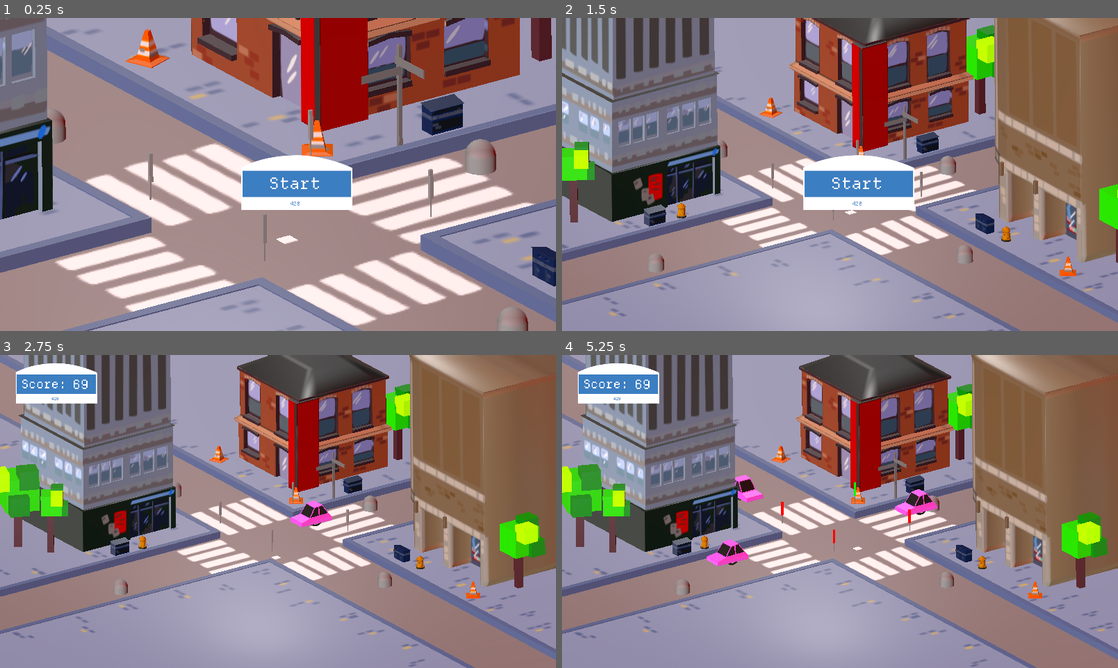
Above: before the commit, frames 1-4 (two rows, left to right).
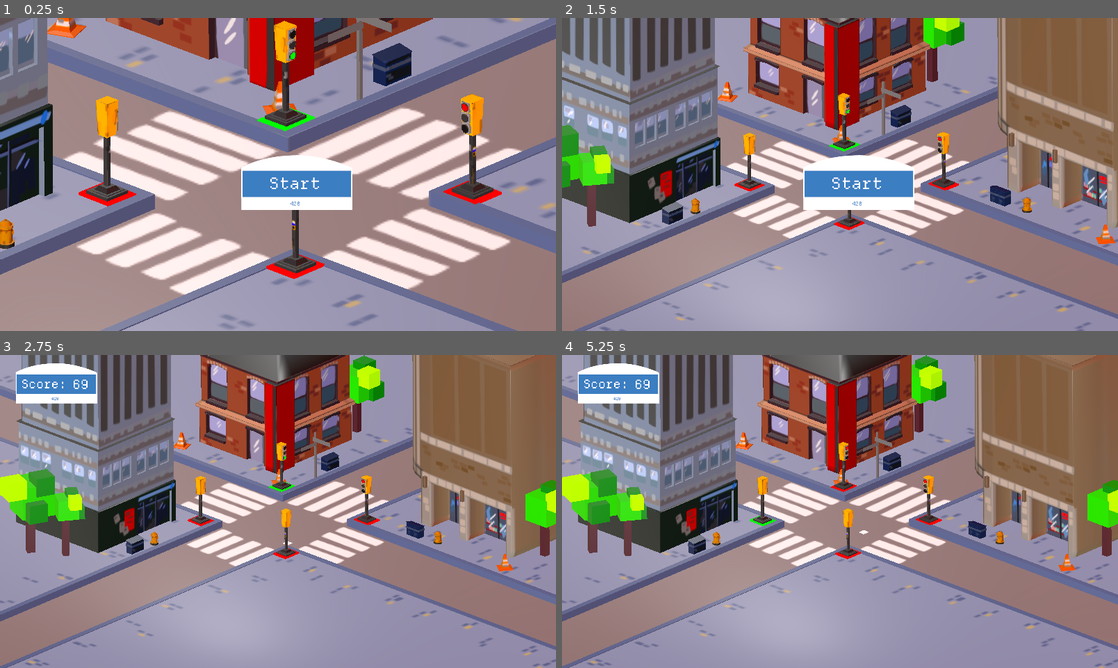
Above: after the commit, the same moments.

Repository: caizoryan/gamejam001
Game: Godot game, scene res://test_scene.tscn
Same seed, same stepped clock (60 frames per second), same inputs: the game is played once before the commit and once after it.
Inputs (mouse positions are in pixels of both pictures, inside the frame that each line leads up to):
- Up to frame 1 (0.25 s): no input
- Up to frame 2 (1.5 s): click (856, 180) at 0.5 s; tap Enter at 1.25 s; move the mouse to (962, 158) at 1.27 s; hold Right (key_right) from 1.28 s (still down); click (962, 158) at 1.35 s
- Up to frame 3 (2.75 s): move the mouse to (166, 527) at 2.02 s; release Right (key_right) at 2.03 s; hold Down (key_down) from 2.03 s (still down); tap E at 2.1 s
- Up to frame 4 (5.25 s): move the mouse to (895, 442) at 2.77 s; release Down (key_down) at 2.78 s; hold Right (key_right) 2.78-3.53 s; tap one key every 0.75 s from 2.85 s: 1 2 3 4; move the mouse to (812, 574) at 3.52 s; hold Up (key_up) 3.53-4.28 s; move the mouse to (1006, 558) at 4.27 s; hold Left (key_left) from 4.28 s (still down); move the mouse to (673, 464) at 5.02 s

The runs differ from the first frame. In frame 1, 64% of the frame differs, in the area x 0-100%, y 0-100%; in frame 2, 56%; in frame 3, 54%; in frame 4, 55%.

Commit message:
colluisions

Diff:
--- a/car.gd
+++ b/car.gd
@@ -4,6 +4,7 @@
 
 @export var max_speed: float = 5.0
 @export var horn: AudioStreamPlayer3D
+@export var lose: Control
 
 @export var patience: float = 10
 @export var follow_distance:float = 3.5
@@ -54,15 +55,16 @@
 func oscillate(pos: Vector2) -> Vector2:
 	oscillator_x += dir*.8
 
-	if (dir == 1): if (oscillator_x > max): dir = -1
-	else: if (oscillator_x < (max*-1)): dir = 1
+	if (dir == 1):
+		if (oscillator_x > max): dir = -1
+	else:
+		if (oscillator_x < (max*-1)): dir = 1
 
 	pos.x += oscillator_x
 	return pos
 
 var changed_to_red = false
 var changed_to_panic = false
-
 
 func _process(delta: float) -> void:
 	if (passed_mid):
--- a/car.tscn
+++ b/car.tscn
@@ -6,6 +6,13 @@
 [ext_resource type="Texture2D" uid="uid://bgbjbcqe82tc0" path="res://assets/buttons/1x/prog_bg.png" id="3_06lh1"]
 [ext_resource type="AudioStream" uid="uid://csbep6n8ukw77" path="res://horn.mp3" id="3_v0hk8"]
 [ext_resource type="Texture2D" uid="uid://c28cbs4608ipr" path="res://assets/buttons/1x/prog_tex_med.png" id="4_06lh1"]
+[ext_resource type="Script" uid="uid://x3m4g2u4puch" path="res://car_collision.gd" id="4_v0hk8"]
+
+[sub_resource type="BoxShape3D" id="BoxShape3D_72krn"]
+size = Vector3(1.11176, 1, 1.07715)
+
+[sub_resource type="BoxShape3D" id="BoxShape3D_v0hk8"]
+size = Vector3(1.46912, 1.08997, 2.69049)
 
 [node name="Car" type="CharacterBody3D" node_paths=PackedStringArray("horn", "progress", "top", "car_timer")]
 script = ExtResource("1_ebywg")
@@ -38,4 +45,18 @@
 
 [node name="Timer" type="Timer" parent="."]
 
+[node name="Area3D" type="Area3D" parent="." node_paths=PackedStringArray("car")]
+script = ExtResource("4_v0hk8")
+car = NodePath("..")
+
+[node name="CollisionShape3D" type="CollisionShape3D" parent="Area3D"]
+transform = Transform3D(1.42744, 0, 0, 0, 1, 0, 0, 0, 2.63479, 0.0160565, 0.968704, -0.172739)
+shape = SubResource("BoxShape3D_72krn")
+
+[node name="CollisionShape3D" type="CollisionShape3D" parent="."]
+transform = Transform3D(1, 0, 0, 0, 1, 0, 0, 0, 1, 0.00897217, 0.91477, -0.18985)
+shape = SubResource("BoxShape3D_v0hk8")
+
+[connection signal="area_entered" from="Area3D" to="Area3D" method="_on_area_entered"]
+
 [editable path="skin"]
--- /dev/null
+++ b/car_collision.gd
@@ -0,0 +1,6 @@
+extends Area3D
+@export var car: Car
+
+func _on_area_entered(area: Area3D) -> void:
+	print("area entered LOST BRO")
+	car.lose.visible = true
--- a/car_green.tscn
+++ b/car_green.tscn
@@ -6,6 +6,12 @@
 [ext_resource type="AudioStream" uid="uid://csbep6n8ukw77" path="res://horn.mp3" id="3_phiea"]
 [ext_resource type="Texture2D" uid="uid://bgbjbcqe82tc0" path="res://assets/buttons/1x/prog_bg.png" id="5_leh63"]
 [ext_resource type="Texture2D" uid="uid://c28cbs4608ipr" path="res://assets/buttons/1x/prog_tex_med.png" id="6_r6any"]
+[ext_resource type="Script" uid="uid://x3m4g2u4puch" path="res://car_collision.gd" id="7_phiea"]
+
+[sub_resource type="BoxShape3D" id="BoxShape3D_leh63"]
+size = Vector3(1.46912, 1.08997, 2.69049)
+
+[sub_resource type="BoxShape3D" id="BoxShape3D_r6any"]
 
 [node name="Car" type="CharacterBody3D" node_paths=PackedStringArray("horn", "progress", "top", "car_timer")]
 script = ExtResource("1_5vx48")
@@ -38,4 +44,17 @@
 
 [node name="Timer" type="Timer" parent="."]
 
+[node name="CollisionShape3D" type="CollisionShape3D" parent="."]
+transform = Transform3D(1, 0, 0, 0, 1, 0, 0, 0, 1, 0.00897217, 0.91477, -0.18985)
+shape = SubResource("BoxShape3D_leh63")
+
+[node name="Area3D" type="Area3D" parent="."]
+script = ExtResource("7_phiea")
+
+[node name="CollisionShape3D" type="CollisionShape3D" parent="Area3D"]
+transform = Transform3D(1.42744, 0, 0, 0, 1, 0, 0, 0, 2.63479, 0, 0.968703, -0.224311)
+shape = SubResource("BoxShape3D_r6any")
+
+[connection signal="area_entered" from="Area3D" to="Area3D" method="_on_area_entered"]
+
 [editable path="skin"]
--- a/spawner.gd
+++ b/spawner.gd
@@ -7,6 +7,7 @@
 @export var UpRoad: Node3D
 @export var DownRoad: Node3D
 @export var Win: Control
+@export var Lose: Control
 
 var RoadDict
 var SpawnDict
@@ -116,6 +117,7 @@
 		new_car.mid_point = mid_point.global_position
 		new_car.end_point = end_point.global_position
 		new_car.car_timer.start(new_car.patience)
+		new_car.lose = Lose
 		print("timer started")
 
 		if(dir == CURR_TRAFFIC_DIR):
--- a/test_scene.tscn
+++ b/test_scene.tscn
@@ -19,10 +19,6 @@
 
 [sub_resource type="PlaneMesh" id="PlaneMesh_coq8p"]
 
-[sub_resource type="LabelSettings" id="LabelSettings_buypi"]
-font_size = 38
-font_color = Color(1, 0, 0.313726, 1)
-
 [sub_resource type="LabelSettings" id="LabelSettings_k6its"]
 font = ExtResource("8_hiucn")
 font_size = 44
@@ -44,13 +40,17 @@
 dof_blur_far_enabled = true
 dof_blur_far_distance = 0.46
 
+[sub_resource type="LabelSettings" id="LabelSettings_buypi"]
+font_size = 38
+font_color = Color(1, 0, 0.313726, 1)
+
 [node name="Tutorial" type="Node3D"]
 
 [node name="LightMarker" parent="." instance=ExtResource("1_sasra")]
 transform = Transform3D(1, 0, 0, 0, 1, 0, 0, 0, 1, -0.00826108, 0, -0.0247779)
 
 [node name="Camera" type="Camera3D" parent="."]
-transform = Transform3D(0.569906, -0.305161, 0.762944, -0.00635496, 0.926819, 0.375454, -0.821685, -0.218823, 0.526261, 23.5276, 13.923, 16.5398)
+transform = Transform3D(0.725146, -0.27303, 0.632154, -0.00354657, 0.916541, 0.399925, -0.688586, -0.292247, 0.663658, 19.9911, 13.9624, 21.6388)
 projection = 1
 size = 10.0
 near = 1.927
@@ -63,21 +63,22 @@
 mesh = SubResource("PlaneMesh_coq8p")
 
 [node name="TrafficSystem" type="Node3D" parent="."]
-transform = Transform3D(0.332289, 0, 0, 0, 1, 0, 0, 0, 0.367458, 3.36821, 1.13965, 3.19146)
+transform = Transform3D(1, 0, 0, 0, 1, 0, 0, 0, 1, 3.36821, 0.503098, 3.19146)
 script = ExtResource("4_vr1i5")
 
 [node name="Left" parent="TrafficSystem" instance=ExtResource("2_sasra")]
-transform = Transform3D(1, 0, 0, 0, 1, 0, 0, 0, 1, -19.3227, 0, -17.0057)
+transform = Transform3D(-0.999694, 0, 0.0247288, 0, 1, 0, -0.0247288, 0, -0.999694, -7.5674, 0, 1.0822)
 
 [node name="Down" parent="TrafficSystem" instance=ExtResource("2_sasra")]
-transform = Transform3D(1, 0, 0, 0, 1, 0, 0, 0, 1, -19.2795, 0, 0)
+transform = Transform3D(-0.000261827, 0, -1, 0, 1, 0, 1, 0, -0.000261827, 0.889806, 0, 1.06487)
 facing = 3
 
 [node name="Right" parent="TrafficSystem" instance=ExtResource("2_sasra")]
+transform = Transform3D(1, 0, 0, 0, 1, 0, 0, 0, 1, 0.901819, 0, -7.16542)
 facing = 1
 
 [node name="Up" parent="TrafficSystem" instance=ExtResource("2_sasra")]
-transform = Transform3D(1, 0, 0, 0, 1, 0, 0, 0, 1, 0, 0, -17.6465)
+transform = Transform3D(-0.0157422, 0, 0.999876, 0, 1, 0, -0.999876, 0, -0.0157422, -7.59119, 0, -7.24879)
 facing = 2
 
 [node name="light0" type="DirectionalLight3D" parent="."]
@@ -99,15 +100,6 @@
 anchors_preset = 0
 offset_right = 40.0
 offset_bottom = 40.0
-
-[node name="Label" type="Label" parent="Win"]
-layout_mode = 0
-offset_left = 846.0
-offset_top = 539.0
-offset_right = 1043.0
-offset_bottom = 592.0
-text = "YOU WON!"
-label_settings = SubResource("LabelSettings_buypi")
 
 [node name="Start" type="Control" parent="." node_paths=PackedStringArray("start_button", "camera", "score")]
 layout_mode = 3
@@ -168,7 +160,7 @@
 environment = SubResource("Environment_vr1i5")
 camera_attributes = SubResource("CameraAttributesPractical_njel3")
 
-[node name="RoadParent" type="Node3D" parent="." node_paths=PackedStringArray("SpawnTimer", "TrafficLight", "LeftRoad", "RightRoad", "UpRoad", "DownRoad", "Win")]
+[node name="RoadParent" type="Node3D" parent="." node_paths=PackedStringArray("SpawnTimer", "TrafficLight", "LeftRoad", "RightRoad", "UpRoad", "DownRoad", "Win", "Lose")]
 script = ExtResource("7_buypi")
 SpawnTimer = NodePath("Timer")
 TrafficLight = NodePath("../TrafficSystem")
@@ -177,13 +169,14 @@
 UpRoad = NodePath("UpRoad")
 DownRoad = NodePath("DownRoad")
 Win = NodePath("../Win")
+Lose = NodePath("../Lose")
 CARS = Array[PackedScene]([ExtResource("1_ia1lp"), ExtResource("14_0k8yu")])
 CAR_PROBS = Array[float]([0.8, 0.2])
 
 [node name="DownRoad" parent="RoadParent" instance=ExtResource("4_coq8p")]
 
 [node name="SpawnPoint" parent="RoadParent/DownRoad" index="0"]
-transform = Transform3D(1, 0, 0, 0, 1, 0, 0, 0, 1, -11.5807, 0, 1.19647)
+transform = Transform3D(1, 0, 0, 0, 1, 0, 0, 0, 1, -48.9052, 0, 1.13833)
 
 [node name="MidPoint" parent="RoadParent/DownRoad" index="1"]
 transform = Transform3D(1, 0, 0, 0, 1, 0, 0, 0, 1, -4.556, 0, 1.196)
@@ -196,7 +189,7 @@
 [node name="UpRoad" parent="RoadParent" instance=ExtResource("4_coq8p")]
 
 [node name="SpawnPoint" parent="RoadParent/UpRoad" index="0"]
-transform = Transform3D(1, 0, 0, 0, 1, 0, 0, 0, 1, 10.9429, 0, -1.209)
+transform = Transform3D(1, 0, 0, 0, 1, 0, 0, 0, 1, 50.401, 0, -1.209)
 
 [node name="MidPoint" parent="RoadParent/UpRoad" index="1"]
 transform = Transform3D(1, 0, 0, 0, 1, 0, 0, 0, 1, 4.07, 0, -1.209)
@@ -209,7 +202,7 @@
 [node name="RightRoad" parent="RoadParent" instance=ExtResource("4_coq8p")]
 
 [node name="SpawnPoint" parent="RoadParent/RightRoad" index="0"]
-transform = Transform3D(1, 0, 0, 0, 1, 0, 0, 0, 1, 1.2, 0, 14.6934)
+transform = Transform3D(1, 0, 0, 0, 1, 0, 0, 0, 1, 1.2, 0, 47.8909)
 
 [node name="MidPoint" parent="RoadParent/RightRoad" index="1"]
 transform = Transform3D(1, 0, 0, 0, 1, 0, 0, 0, 1, 1.2, 0, 4.17)
@@ -222,7 +215,7 @@
 [node name="LeftRoad" parent="RoadParent" instance=ExtResource("4_coq8p")]
 
 [node name="SpawnPoint" parent="RoadParent/LeftRoad" index="0"]
-transform = Transform3D(1, 0, 0, 0, 1, 0, 0, 0, 1, -1.38089, 0, -8.51107)
+transform = Transform3D(1, 0, 0, 0, 1, 0, 0, 0, 1, -1.38089, 0, -46.6859)
 
 [node name="MidPoint" parent="RoadParent/LeftRoad" index="1"]
 transform = Transform3D(1, 0, 0, 0, 1, 0, 0, 0, 1, -1.381, 0, -4.222)
@@ -234,6 +227,22 @@
 
 [node name="Timer" type="Timer" parent="RoadParent"]
 one_shot = true
+
+[node name="Lose" type="Control" parent="."]
+visible = false
+layout_mode = 3
+anchors_preset = 0
+offset_right = 40.0
+offset_bottom = 40.0
+
+[node name="Label" type="Label" parent="Lose"]
+layout_mode = 0
+offset_left = 846.0
+offset_top = 539.0
+offset_right = 1043.0
+offset_bottom = 592.0
+text = "YOU LOST!"
+label_settings = SubResource("LabelSettings_buypi")
 
 [connection signal="timeout" from="RoadParent/Timer" to="RoadParent" method="spawn_on_timeout"]
 
--- a/traffic_light_controller.gd
+++ b/traffic_light_controller.gd
@@ -1,7 +1,7 @@
 extends StaticBody3D
 @export var facing: StateEnums.Direction
 @export var mesh: MeshInstance3D
-
+enum LIGHTSTATE {RED, GREEN}
 var curr_state: StateEnums.Direction
 
 func _ready() -> void:
@@ -14,15 +14,53 @@
 func make_active():
 	if facing == curr_state:
 		print("facing", facing, "cur", curr_state)
-		change_color(Color.GREEN)
-	else: change_color(Color.RED)
+		change_color(LIGHTSTATE.GREEN)
+	else: change_color(LIGHTSTATE.RED)
 
-func change_color(color: Color):
+func get_red(): self.get_child(0)
+func get_green(): self.get_child(1)
+
+func set_red(iss: bool):
 	var child = self.get_child(0)
 	var mat = child.get_active_material(0)
+	var color = Color.RED
+	if (!iss): color = Color.BLACK
+	else: set_marker(Color.RED)
 	if mat:
 		mat.albedo_color = color
 	else:
 		mat = StandardMaterial3D.new()
 		mat.albedo_color = color
 		child.material_override = mat
+
+func set_green(iss: bool):
+	var child = self.get_child(1)
+	var mat = child.get_active_material(0)
+	var color = Color.GREEN
+	if (!iss): color = Color.BLACK
+	else: set_marker(Color.GREEN)
+	if mat:
+		mat.albedo_color = color
+	else:
+		mat = StandardMaterial3D.new()
+		mat.albedo_color = color
+		child.material_override = mat
+
+func set_marker(color: Color):
+	var child = self.get_child(2)
+	var mat = child.get_active_material(0)
+
+	if mat:
+		mat.albedo_color = color
+	else:
+		mat = StandardMaterial3D.new()
+		mat.albedo_color = color
+		child.material_override = mat
+
+func change_color(state: LIGHTSTATE):
+	if (state == LIGHTSTATE.GREEN):
+		set_red(false)
+		set_green(true)
+	if (state == LIGHTSTATE.RED):
+		set_red(true)
+		set_green(false)
--- a/traffic_main.gd
+++ b/traffic_main.gd
@@ -3,6 +3,8 @@
 signal light_changed
 var curr_state = StateEnums.Direction.NONE
 @export var mesh: MeshInstance3D
+func _ready():
+	change_light(StateEnums.Direction.UP)
 
 func _input(event: InputEvent) -> void:
 	if event is InputEventKey and event.is_released():
--- a/trafficlight.tscn
+++ b/trafficlight.tscn
@@ -1,20 +1,35 @@
-[gd_scene load_steps=4 format=3 uid="uid://b4qsje7cd1cav"]
+[gd_scene load_steps=6 format=3 uid="uid://b4qsje7cd1cav"]
 
 [ext_resource type="Script" uid="uid://buui765l8kko5" path="res://traffic_light_controller.gd" id="1_2r5o7"]
+[ext_resource type="PackedScene" uid="uid://csrsx06udab5w" path="res://assets/trafficlight.glb" id="2_svpcs"]
 
-[sub_resource type="BoxMesh" id="BoxMesh_2r5o7"]
+[sub_resource type="CylinderMesh" id="CylinderMesh_g0ksb"]
+
+[sub_resource type="BoxMesh" id="BoxMesh_svpcs"]
 
 [sub_resource type="BoxMesh" id="BoxMesh_cmg1p"]
 
 [node name="TrafficLight" type="StaticBody3D" node_paths=PackedStringArray("mesh")]
 script = ExtResource("1_2r5o7")
-mesh = NodePath("mesh")
+mesh = NodePath("red")
 
-[node name="mesh" type="MeshInstance3D" parent="."]
-transform = Transform3D(0.332289, 0, 0, 0, 1, 0, 0, 0, 0.367458, 0, 1.1362, -1.16415e-10)
-mesh = SubResource("BoxMesh_2r5o7")
+[node name="red" type="MeshInstance3D" parent="."]
+transform = Transform3D(0.287584, 0, 0, 0, -0.000434744, -0.276462, 0, 0.0327299, -0.00367219, -0.0160263, 3.08507, 0.384101)
+mesh = SubResource("CylinderMesh_g0ksb")
+
+[node name="green" type="MeshInstance3D" parent="."]
+transform = Transform3D(0.287584, 0, 0, 0, -0.000434744, -0.276462, 0, 0.0327299, -0.00367219, -0.0160263, 2.33762, 0.385992)
+mesh = SubResource("CylinderMesh_g0ksb")
+
+[node name="marker" type="MeshInstance3D" parent="."]
+transform = Transform3D(1.40659, 0, 0, 0, 0.101838, 0, 0, 0, 1.22416, 0, 0, 0.0870699)
+mesh = SubResource("BoxMesh_svpcs")
 
 [node name="MeshInstance3D2" type="MeshInstance3D" parent="."]
 transform = Transform3D(0.110416, 0, 0, 0, 1, 0, 0, 0, 0.135025, 0.00428557, 0.525778, -0.00139809)
+visible = false
 mesh = SubResource("BoxMesh_cmg1p")
-skeleton = NodePath("../mesh")
+skeleton = NodePath("../red")
+
+[node name="trafficlight2" parent="." instance=ExtResource("2_svpcs")]
+transform = Transform3D(1, 0, 0, 0, 1, 0, 0, 0, 1, -0.0372176, 0.00879645, 0.103302)
Not shown: 1 places in car.tscn that only renumber resources
Not shown, added: car_collision.gd.uid
Not shown: 1 places in car_green.tscn that only renumber resources
